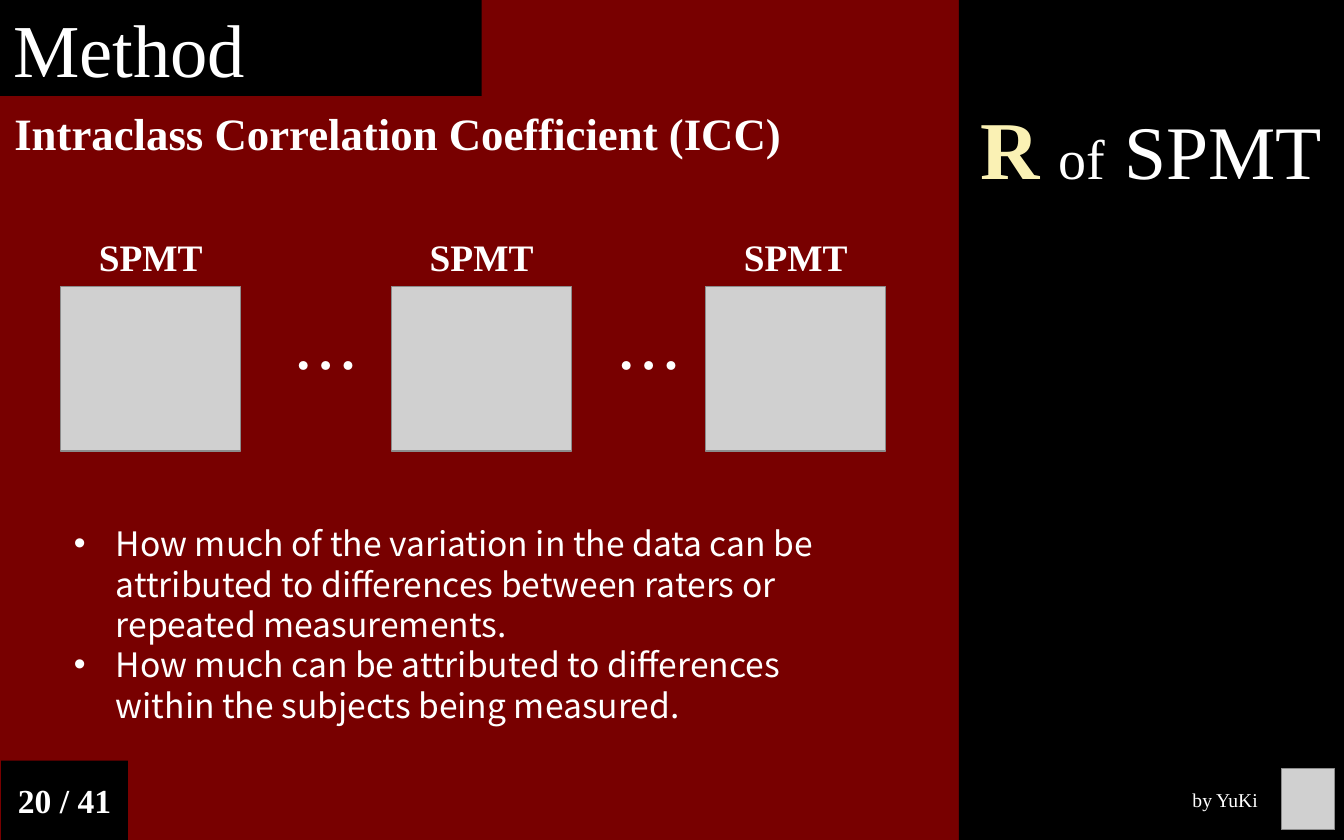
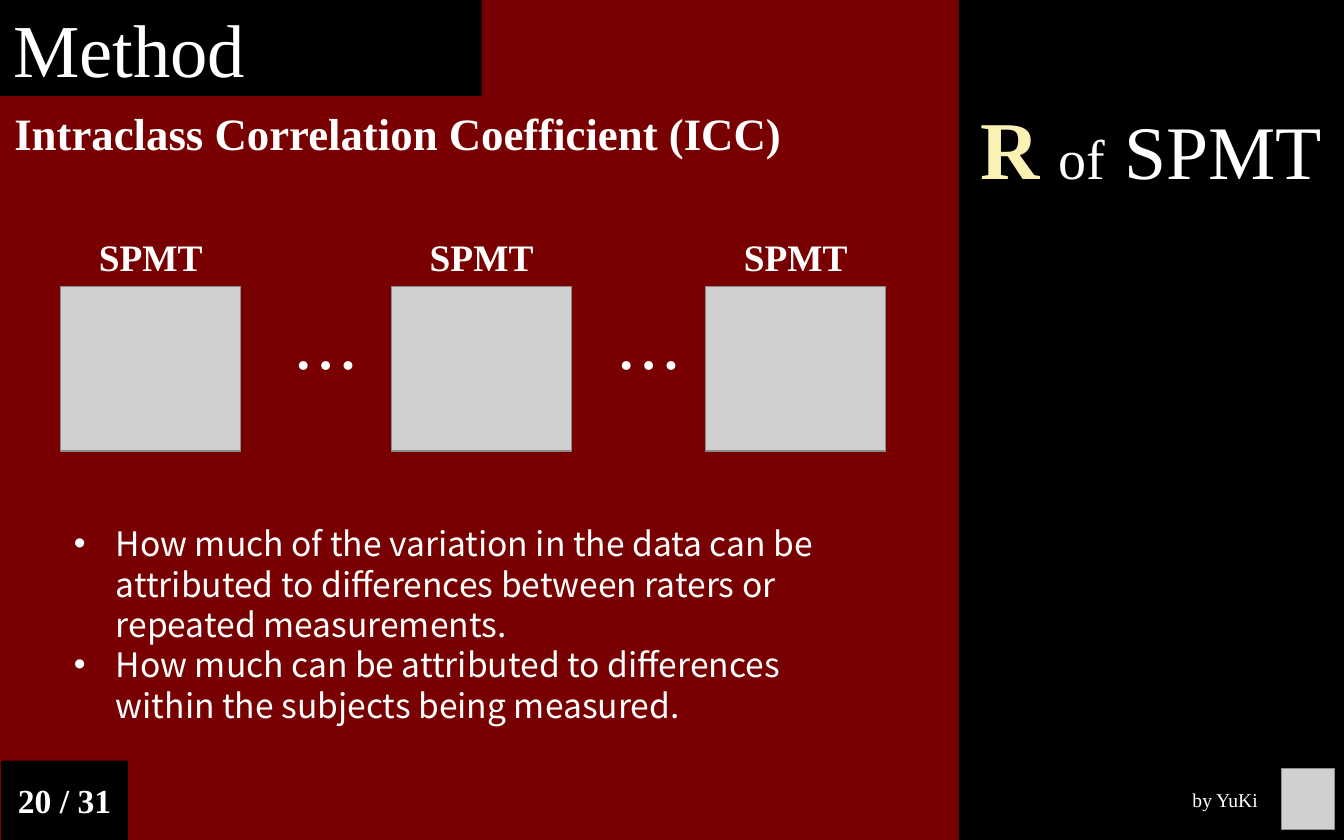
Before and after one commit to Chuan-Peng-Lab/ReliabilitySPE, a slide deck: slide 20 of 6_Reports/6_2_Phase_2/End_Semester_Report.pptx. Drawn at 1344x840 pixels with LibreOffice and Linux fonts; fonts in the diff are those of the drawing; grey boxes stand for pictures. Boxes give left, top, right and bottom in pixels: in the first picture for what was removed or moved away, otherwise in the second. Text is boxed around its words. In the diff, an @@ line names an element or a change of style, - is before the commit and + after.

```diff
--- a/6_Reports/6_2_Phase_2/End_Semester_Report.pptx
+++ b/6_Reports/6_2_Phase_2/End_Semester_Report.pptx
@@ text in rectangle at [18, 790, 112, 814]: text changed @@
-20 / 41
+20 / 31
```
Also in this commit, not shown: 33 other slides changed, 8 slides removed, 2 other files.
